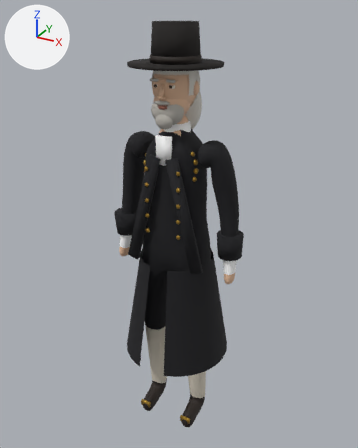
Renders of the glTF model reckoning/models/magistrate.glb from each side of a commit.
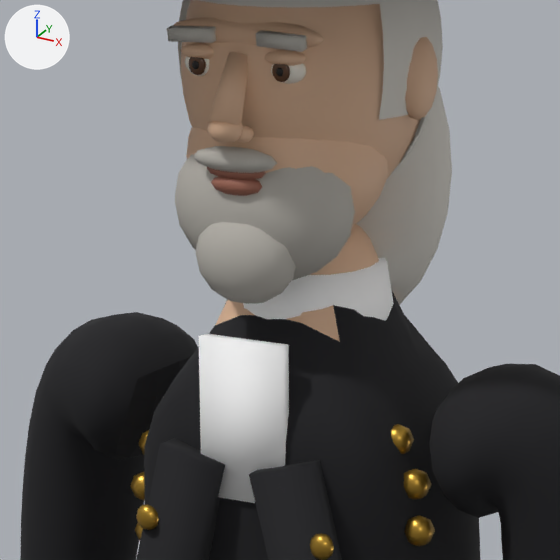
There are two pictures of each version: one whole from a 50 mm camera at (0.992, -1.777, 1.953) aimed at (-0.011, 0.047, 1.041), one close up on the part from 33% to 62% of the width and 16% to 39% of the height. Lighting does not change. The marker at upper left points along +X, +Y and +Z. The older version's two pictures come first. Vertices at exactly the same position are counted once.

Names of what the first close-up shows: 'magistrate_body', 'magistrate_coat', 'magistrate_eyes', 'magistrate_hair', 'magistrate_linen', 'magistrate_metal', 'magistrate_skin'.
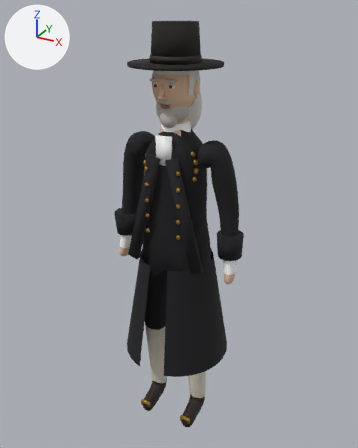
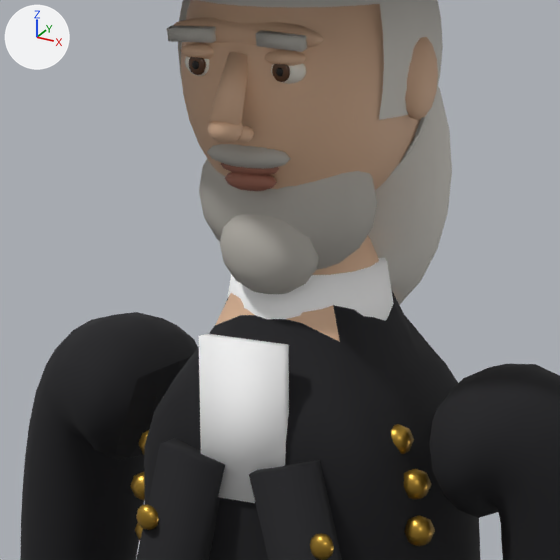
Location of each change, [x1, y1, x2, y2] in pixels of the close-ups (560 x 560 px; the box of a moved part takes in the faces that stretch with it):
'magistrate_skin', reshaped: before [173, 0, 438, 227]; after [173, 0, 438, 191]
part 1 of me_magistrate_hair, moved or reshaped: before [175, 154, 355, 280]; after [199, 159, 377, 270]
part 2 of me_magistrate_hair, moved or reshaped: before [195, 222, 296, 304]; after [220, 214, 319, 294]
part 3 of me_magistrate_hair, moved or reshaped: before [193, 146, 277, 173]; after [207, 144, 290, 169]
part 4 of me_magistrate_skin, moved or reshaped: before [207, 167, 266, 180]; after [221, 163, 279, 176]
part 5 of me_magistrate_skin, moved or reshaped: before [211, 176, 262, 196]; after [225, 172, 277, 191]
part 6 of me_magistrate_skin, deleted (brown): before [186, 127, 388, 227]

Edits to the bpy script that builds the scene:
```text
Change me_magistrate_hair:
    used by ob_magistrate_hair; location = (0.0, 0.0, 0.0)
    remove me_magistrate_hair.from_pydata(...)  # 923 vertices, 1772 faces; spans x -0.094..0.094, y -0.121..0.113, z 1.46..1.791
    add me_magistrate_hair.from_pydata(...)  # 923 vertices, 1772 faces; spans x -0.094..0.094, y -0.109..0.113, z 1.46..1.791
    me_magistrate_hair part 1: the loose piece of 164 vertices spanning x -0.071..0.071, y -0.111..-0.027, z 1.517..1.629 is moved by (0.0, 0.034, 0.0)
    me_magistrate_hair part 2: the loose piece of 100 vertices spanning x -0.039..0.039, y -0.121..-0.069, z 1.506..1.574 is moved by (0.0, 0.034, 0.0)
    me_magistrate_hair part 3: the loose piece of 72 vertices spanning x -0.033..0.033, y -0.12..-0.098, z 1.602..1.62 is moved by (0.0, 0.019, 0.0)
Change me_magistrate_skin:
    used by ob_magistrate_skin; location = (0.0, 0.0, 0.0)
    remove me_magistrate_skin.from_pydata(...)  # 1510 vertices, 2968 faces; spans x -0.101..0.101, y -0.133..0.095, z 1.537..1.777
    add me_magistrate_skin.from_pydata(...)  # 1222 vertices, 2396 faces; spans x -0.101..0.101, y -0.133..0.095, z 1.553..1.777
    me_magistrate_skin part 4: the loose piece of 72 vertices spanning x -0.023..0.023, y -0.115..-0.099, z 1.596..1.609 is moved by (0.0, 0.019, 0.0)
    me_magistrate_skin part 5: the loose piece of 72 vertices spanning x -0.02..0.02, y -0.115..-0.097, z 1.585..1.6 is moved by (0.0, 0.019, 0.0)
    me_magistrate_skin part 6: the loose piece of 288 vertices spanning x -0.074..0.074, y -0.105..0.039, z 1.537..1.665 is deleted
```
